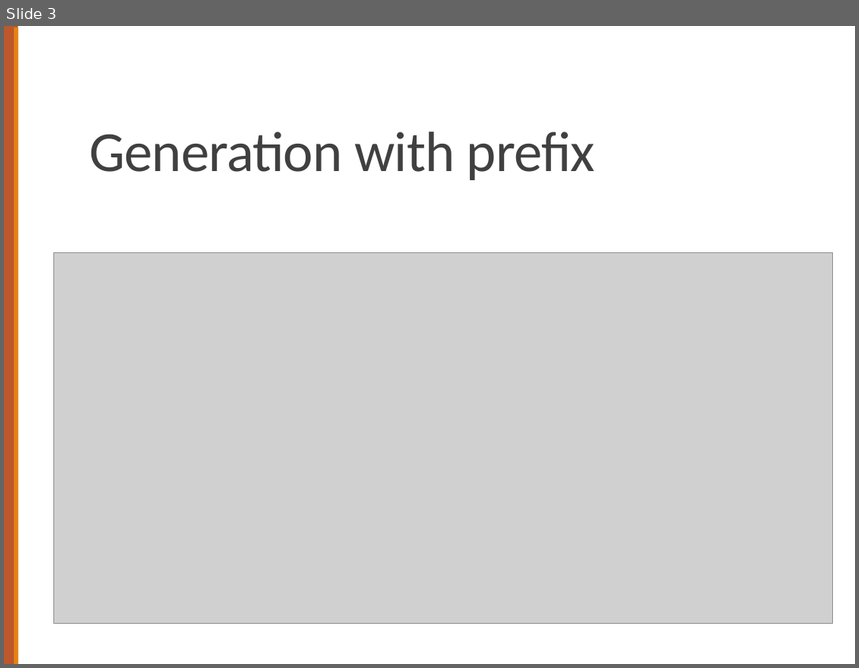
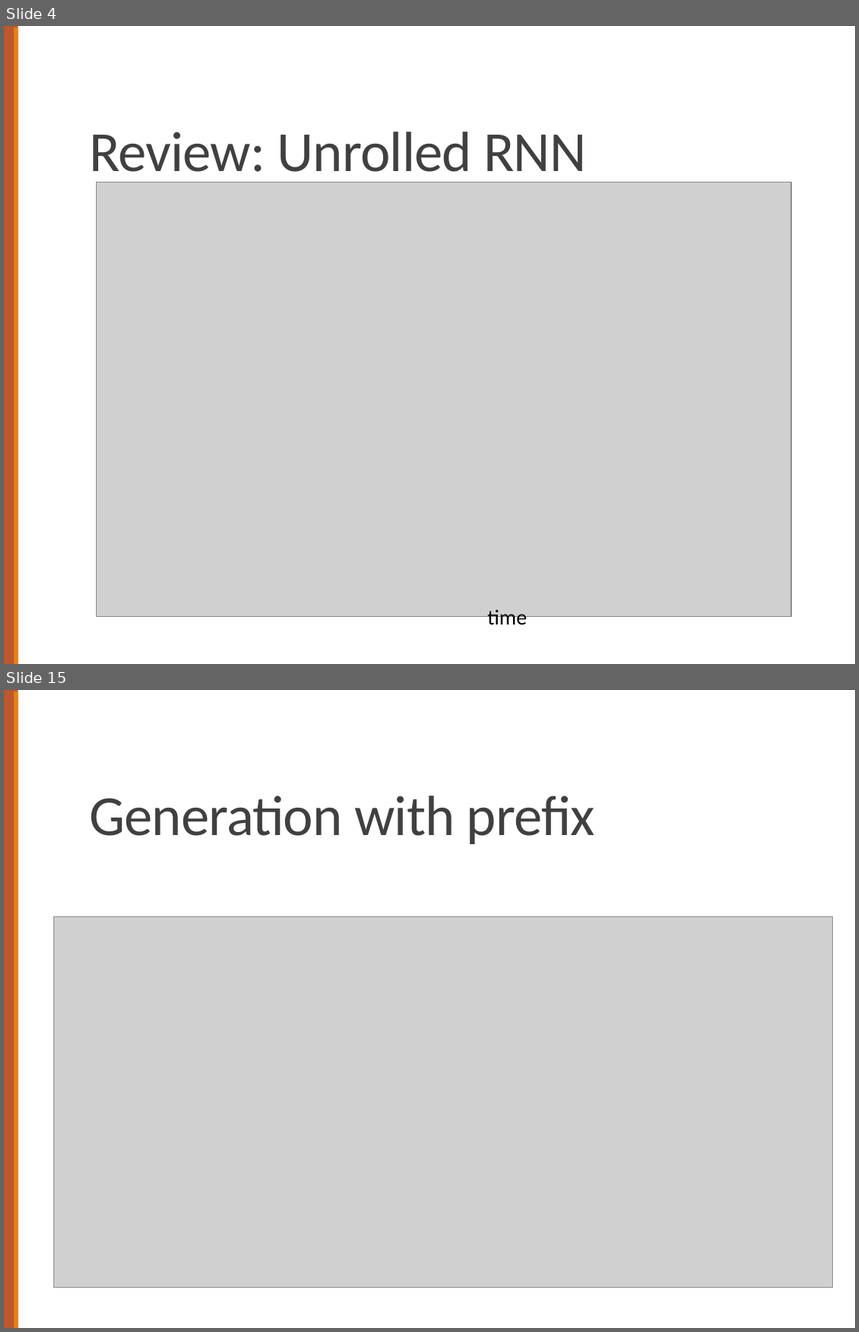
Before and after one commit to computational-linguistics-class/computational-linguistics-class.github.io, a slide deck: slides/18-encoder-decoder-models.pptx. Shown one above the other, each under a label of ours: slide 3 before the commit, slides 4 and 15 after it; the slides between them are not shown. The pictures are 859x668 and 859x1332 pixels, drawn with LibreOffice and Linux fonts; fonts in the diff are those of the drawing; grey boxes stand for pictures. Boxes give left, top, right and bottom in pixels: in the first picture for what was removed or moved away, otherwise in the second. Text is boxed around its words. In the diff, an @@ line names an element or a change of style, - is before the commit and + after.

```diff
--- a/slides/18-encoder-decoder-models.pptx
+++ b/slides/18-encoder-decoder-models.pptx
@@ slide 4 added at box(4, 26, 855, 664), background #FFFFFF; not listed: 2 template elements that a slide beside it also shows @@
@@ title added at box(89, 132, 586, 185), 48 pt, text #404040 @@
+Review: Unrolled RNN
@@ picture added at box(96, 182, 791, 617) @@
@@ text added at box(487, 610, 527, 630), 18 pt, text #000000 @@
+time
@@ what was slide 3 is now slide 15 @@
```
Also in this commit, not shown: 5 slides changed, 19 other slides added, 2 other files.
